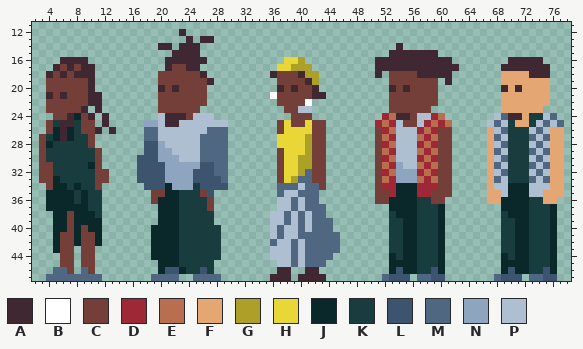
One commit to this sprite sheet: Assets/ArtAsssets/People.png. Above: the version before the commit.
The file is 80x48 pixels. Shown: x 2..78, y 11..47.
Palette (. is transparent): A #3f2832  B #ffffff  C #743f39  D #9e2835  E #b86f50  F #e4a672  G #ada029  H #e9d737  J #0a2729  K #193d3f  L #3c546e  M #4f6781  N #8ea5c0  P #afbfd2
New version:
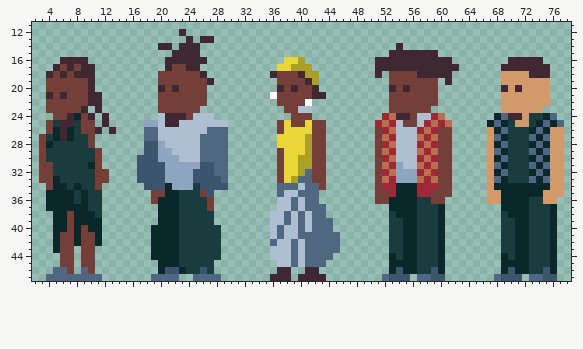
Difference:
Colour F changes from #e4a672 to #d29a6a.
The author changed colour P to colour J in row 24 at x 68 and 75; in row 25 at x 67, 69, 74 and 76; in row 26 at x 68, 73 and 75; in row 27 at x 69 and 74; in row 28 at x 68, 73 and 75; in row 29 at x 69 and 74.
The author changed colour P to colour J in row 30 at x 68, 73 and 75; in row 31 at x 69 and 74; in row 32 at x 68, 73 and 75; in row 33 at x 69 and 74; in row 34 at x 68 to 69 and 73 to 75; in row 35 at x 69 and 73 to 74.
